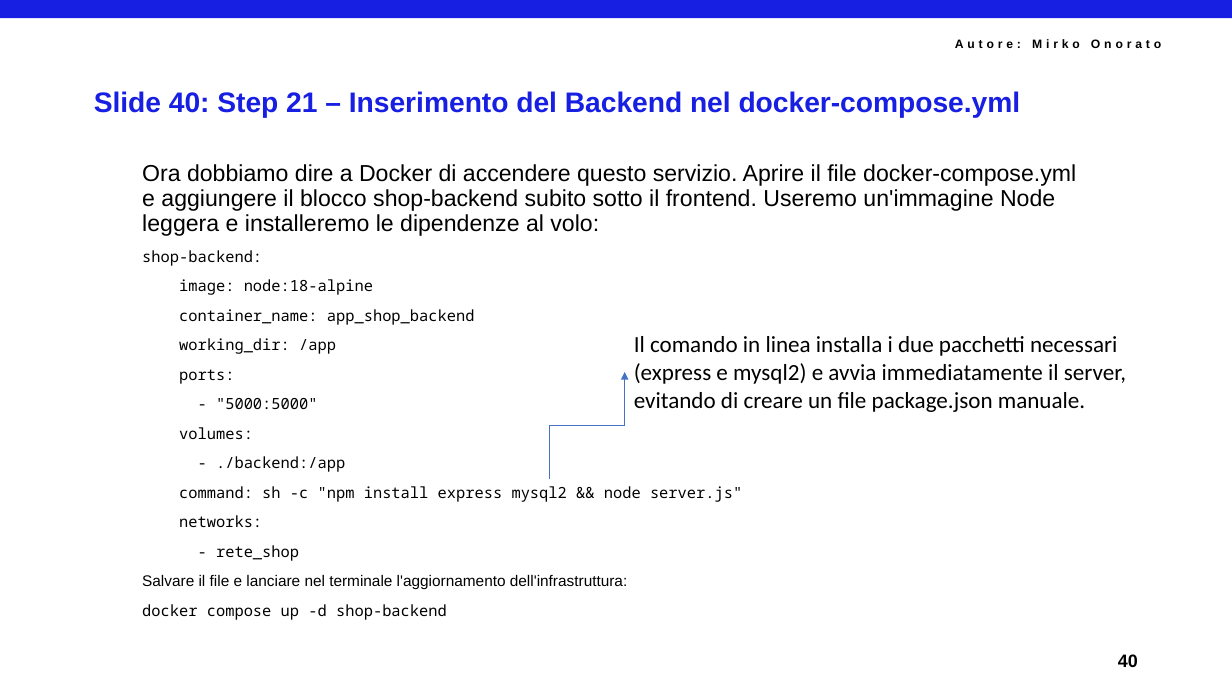
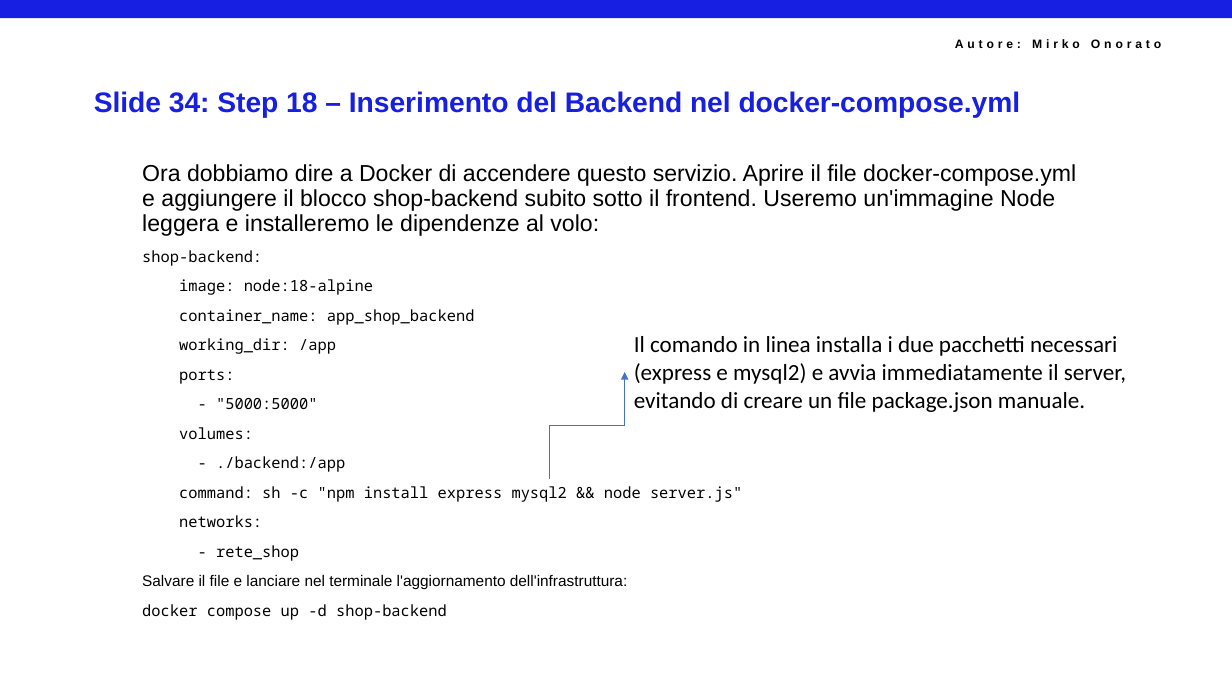
Before and after one commit to mirkoSkF/Docker-Slides, a slide deck: slide 36 of Lab 3.a - Allestimento di Nginx, Certbot e Reti in Locale.pptx (slide 42 before the commit). Drawn at 1232x693 pixels with LibreOffice and Linux fonts; fonts in the diff are those of the drawing; background and template pictures are left out. Boxes give left, top, right and bottom in pixels: in the first picture for what was removed or moved away, otherwise in the second. Text is boxed around its words. In the diff, an @@ line names an element or a change of style, - is before the commit and + after.

```diff
--- a/Lab 3.a - Allestimento di Nginx, Certbot e Reti in Locale.pptx
+++ b/Lab 3.a - Allestimento di Nginx, Certbot e Reti in Locale.pptx
@@ title at (x1=94, y1=91, x2=1021, y2=118): text changed @@
-Slide 40: Step 21 – Inserimento del Backend nel docker-compose.yml
+Slide 34: Step 18 – Inserimento del Backend nel docker-compose.yml
@@ text removed at (x1=1118, y1=654, x2=1138, y2=667) @@
-40
```
Also in this commit, not shown: 35 other slides changed, 2 slides added, 9 slides removed.
